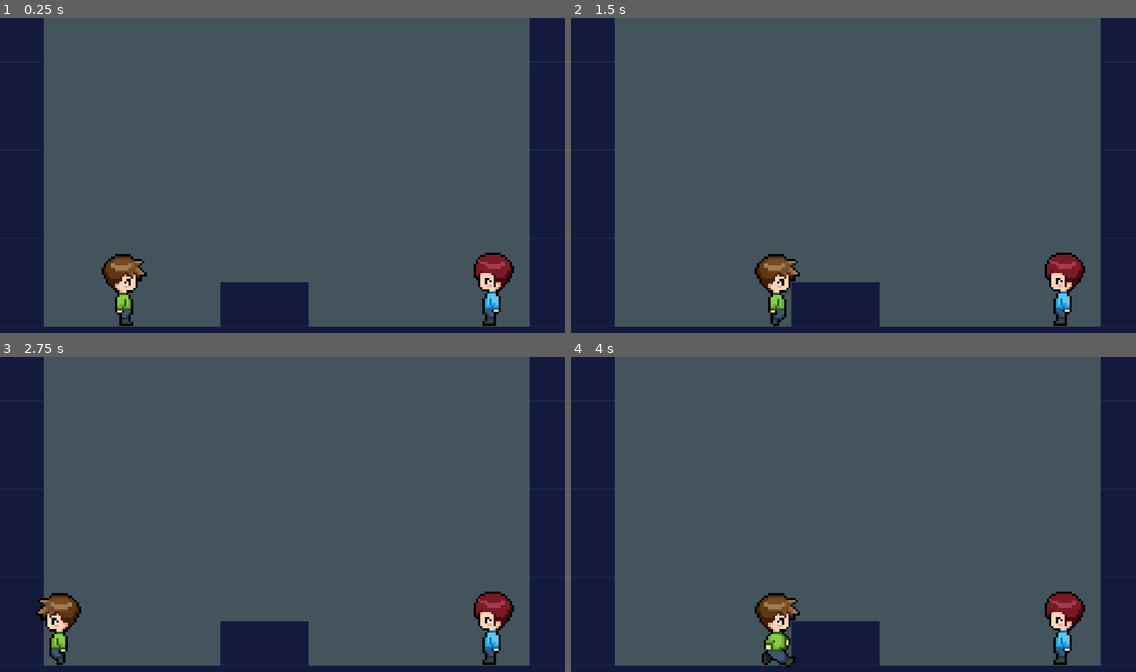
Above: before the commit, frames 1-4 (two rows, left to right).
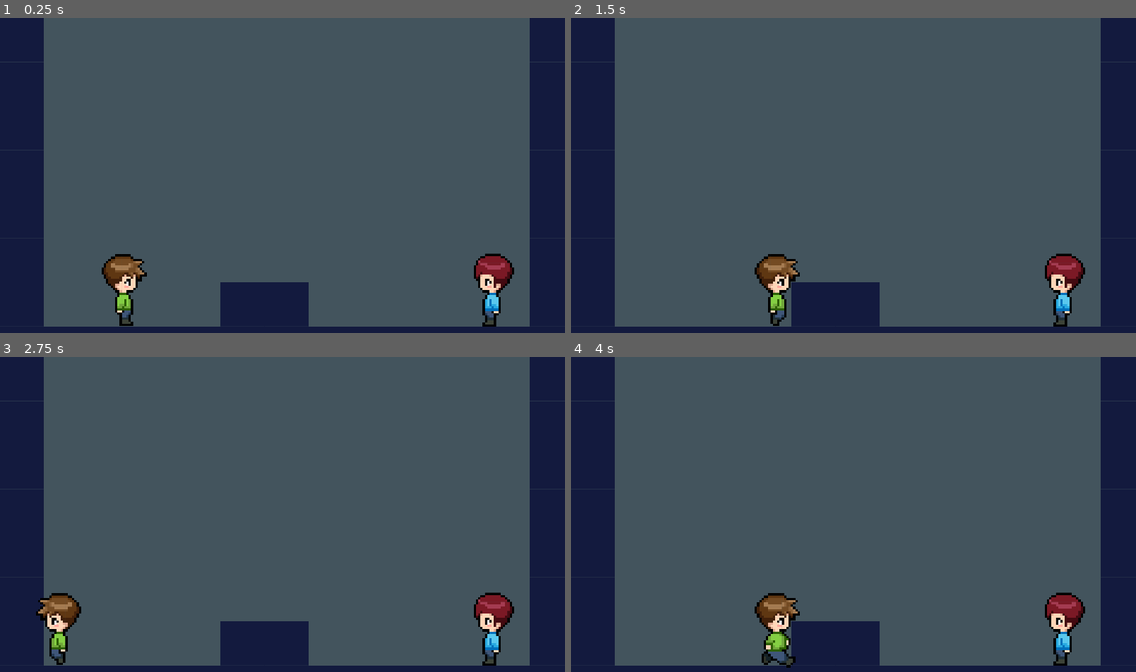
Above: after the commit, the same moments.

Repository: zeskysee/we-missed-party
Game: Godot game, scene res://template-level.tscn
Same seed, same stepped clock (60 frames per second), same inputs: the game is played once before the commit and once after it. This scene is started directly instead of the project's main scene.
Inputs:
- Up to frame 1 (0.25 s): no input
- Up to frame 2 (1.5 s): tap Enter (ui_accept) at 0.5 s; hold D (move_right) from 0.53 s (still down); tap W (jump) at 0.6, 0.77, 1.07 s; tap Space (interact) at 1.35 s
- Up to frame 3 (2.75 s): tap W (jump) at 1.52, 1.55, 1.82, 2.1 s; release D (move_right) at 2.03 s; hold A (move_left) from 2.03 s (still down)
- Up to frame 4 (4 s): release A (move_left) at 2.78 s; hold D (move_right) from 2.78 s (still down); tap Space (interact) at 2.85 s; tap W (jump) at 3.02, 3.05, 3.32, 3.6, 3.77 s

The runs differ from the first frame. In frame 1, 0.3% of the frame differs, in the area x 83-91%, y 74-98%; in frame 2, 0.3%; in frame 3, 0.3%; in frame 4, 0.3%.

Commit message:
Implements initial following behavior

Diff:
--- a/actors/actor.gd
+++ b/actors/actor.gd
@@ -2,6 +2,8 @@
 class_name Actor
 
 const FLOOR_NORMAL = Vector2.UP
+
+onready var sprite: = $AnimatedSprite
 
 export var speed: = Vector2(500.0, 900.0)
 export var gravity: = 4000.0
@@ -34,9 +36,16 @@
 
 func animate_character(direction: Vector2) -> void:
 	if direction.x == 0:
-		$AnimatedSprite.animation = "stand"
-		$AnimatedSprite.stop()
+		stand()
 	else:
-		$AnimatedSprite.animation = "walk"
-		$AnimatedSprite.flip_h = direction.x < 0
-		$AnimatedSprite.play()
+		walk(direction)
+
+func stand() -> void:
+	sprite.animation = "stand"
+	sprite.flip_h = false
+	sprite.stop()
+
+func walk(direction: Vector2) -> void:
+	sprite.animation = "walk"
+	sprite.flip_h = direction.x < 0
+	sprite.play()
--- a/actors/npc.gd
+++ b/actors/npc.gd
@@ -4,14 +4,33 @@
 signal contact_loss
 signal reply
 
-export var id: = "npc_1"
+export var is_moving_to_player_back: = false
+export var target_position: = Vector2.ZERO
+
+onready var npc_body: = $KinematicBody2D
+onready var area_collision: = $AreaCollision
+
+func _physics_process(delta):
+	if is_moving_to_player_back:
+		var current_body_position_x = position.x + npc_body.position.x
+
+		if current_body_position_x <= target_position.x:
+			npc_body.swap_direction()
+			is_moving_to_player_back = false
 
 func _on_NPC_body_entered(body):
-	emit_signal("contact", id)
+	emit_signal("contact", name)
 
 func _on_NPC_body_exited(body):
 	emit_signal("contact_loss")
 
 func _on_Player_interact(npc_id: String):
-	if npc_id == id:
-		emit_signal("reply", id, position)
+	if npc_id == name:
+		emit_signal("reply", name, position)
+
+func follow_player(player_position: Vector2):
+	is_moving_to_player_back = true
+	target_position = player_position
+	npc_body.move_to_position()
+
+	area_collision.disabled = true
--- a/actors/npc.tscn
+++ b/actors/npc.tscn
@@ -2,7 +2,7 @@
 
 [ext_resource path="res://sprites/npc_stand.png" type="Texture" id=1]
 [ext_resource path="res://sprites/npc_walk 1.png" type="Texture" id=2]
-[ext_resource path="res://sprites/npc_walk 2.png" type="Texture" id=3]
+[ext_resource path="res://sprites/npc walk 2.png" type="Texture" id=3]
 [ext_resource path="res://actors/npc_body.gd" type="Script" id=4]
 [ext_resource path="res://actors/npc.gd" type="Script" id=5]
 
@@ -31,7 +31,7 @@
 collision_mask = 4
 script = ExtResource( 5 )
 
-[node name="CollisionShape2D" type="CollisionShape2D" parent="."]
+[node name="AreaCollision" type="CollisionShape2D" parent="."]
 position = Vector2( -141, -65 )
 shape = SubResource( 1 )
 
@@ -40,6 +40,7 @@
 collision_layer = 2
 collision_mask = 4
 script = ExtResource( 4 )
+speed = Vector2( 500, 600 )
 
 [node name="AnimatedSprite" type="AnimatedSprite" parent="KinematicBody2D"]
 position = Vector2( 0, -73.8371 )
--- a/actors/npc_body.gd
+++ b/actors/npc_body.gd
@@ -1,16 +1,40 @@
 extends Actor
 
+var is_move_to_player_back: = false
+var is_follow_player = false
+
 func _physics_process(delta):
-	var is_jump_interrupted: = Input.is_action_just_released("jump") and _velocity.y < 0.0
 
-	var direction: = get_direction()
+	# _velocity
+	if is_move_to_player_back:
+		var direction = Vector2.LEFT
+		_velocity.x = speed.x * direction.x
+		_velocity = move_and_slide(_velocity)
+		.walk(direction)
 
-	_velocity = .calculate_move_velocity(_velocity, direction, speed, is_jump_interrupted)
+	if is_follow_player:
+		var is_jump_interrupted: = Input.is_action_just_released("jump") and _velocity.y < 0.0
+		var direction: = _get_direction()
+		_velocity = .calculate_move_velocity(_velocity, direction, speed, is_jump_interrupted)
 
-	# engine automatically move character in move_and_slide function
-	_velocity = move_and_slide(_velocity, FLOOR_NORMAL)
+		# engine automatically move character in move_and_slide function
+		_velocity = move_and_slide(_velocity, FLOOR_NORMAL)
+		.animate_character(direction)
 
-	.animate_character(direction)
 
-func get_direction() -> Vector2:
-	return Vector2.ZERO
+func _get_direction() -> Vector2:
+	if is_follow_player:
+		return Vector2(
+			Input.get_action_strength("move_right") - Input.get_action_strength("move_left"),
+			-1.0 if Input.is_action_just_pressed("jump") and is_on_floor() else 1.0
+		)
+	else:
+		return Vector2.ZERO
+
+func move_to_position():
+	is_move_to_player_back = true
+
+func swap_direction():
+	.stand()
+	is_move_to_player_back = false
+	is_follow_player = true
--- a/actors/player.gd
+++ b/actors/player.gd
@@ -53,7 +53,6 @@
 
 func ask_npc_follow():
 	status = "wait_follow"
-	emit_signal("follow", npc_id_in_contact, position.x)
 
 func _on_NPC_contact(npc_id):
 	in_contact = true
--- a/neighborhood.gd
+++ b/neighborhood.gd
@@ -7,7 +7,10 @@
 	NPCData.new(Vector2(407, 0)),
 	NPCData.new(Vector2(1920, 0))
 ]
-var npc_counter: = 1
+var spawn_npc_counter: = 1
+var follow_npc_counter: = 0
+var target_npc_name: = ""
+var target_npc_position: = Vector2.ZERO
 
 onready var camera = $Camera
 onready var floor_loop = $Floor
@@ -47,8 +50,8 @@
 	# Respawn NPCs to take on the new loop.
 	for data in npc_spots:
 		var npc = data.npc_scene.instance()
-		npc.id = str("npc_", npc_counter)
-		npc_counter += 1
+		npc.name = str("npc_", spawn_npc_counter)
+		spawn_npc_counter += 1
 
 		var start = start_x if ahead else start_x - edge_x
 		npc_list.add_child(npc)
@@ -71,10 +74,25 @@
 
 
 func _on_NPC_reply(npc_id: String, npc_position: Vector2):
+	target_npc_name = npc_id
+	target_npc_position = npc_position
+
 	var npcSpeech = speech_scene.instance()
-	npcSpeech.text = "Woah! I love party! Let's go."
+	npcSpeech.text = "Woah! I love party! Let's go!"
 	npcSpeech.is_skippable = true
 	npcSpeech.position.x = npc_position.x
 	npcSpeech.position.y = npc_position.y - 150
-	npcSpeech.destroy_callback = funcref(player, "ask_npc_follow")
+	npcSpeech.destroy_callback = funcref(self, "npc_follow_player")
 	add_child(npcSpeech)
+
+func npc_follow_player():
+	follow_npc_counter += 1
+
+	player.ask_npc_follow()
+	var target_npc = npc_list.get_node(target_npc_name)
+	var target_position = player.position
+
+	# move to next blank behind player
+	# to fix following slow down whole group issue
+	target_position.x -= (30) + follow_npc_counter * 120
+	target_npc.follow_player(target_position)
Binary file removed: sprites/npc_walk 2.png
Not shown, removed: sprites/npc_walk 2.png.import
